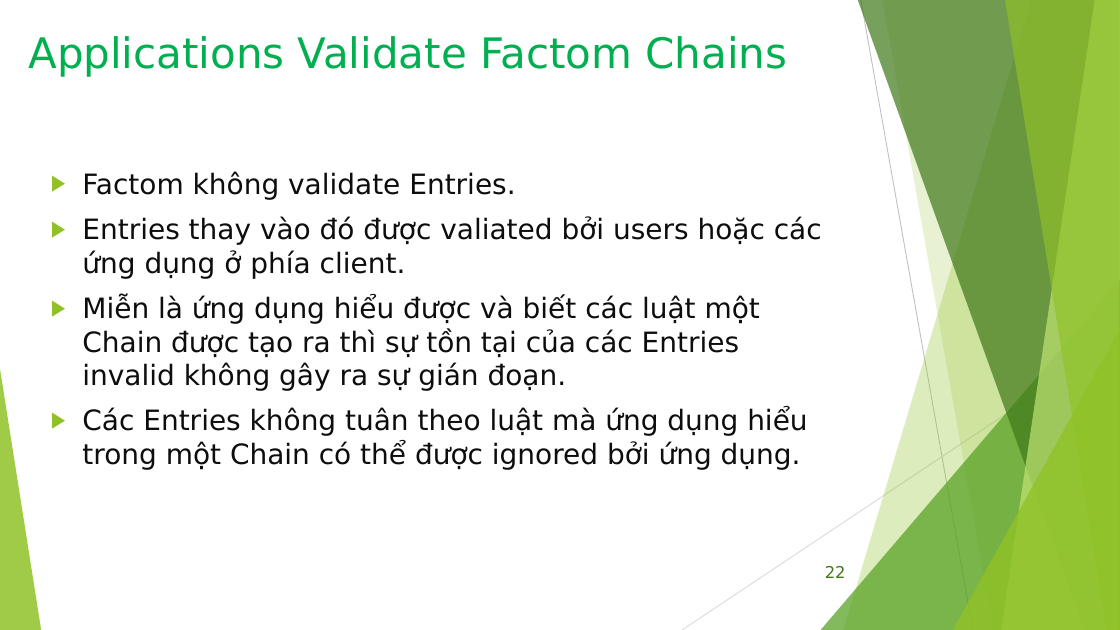
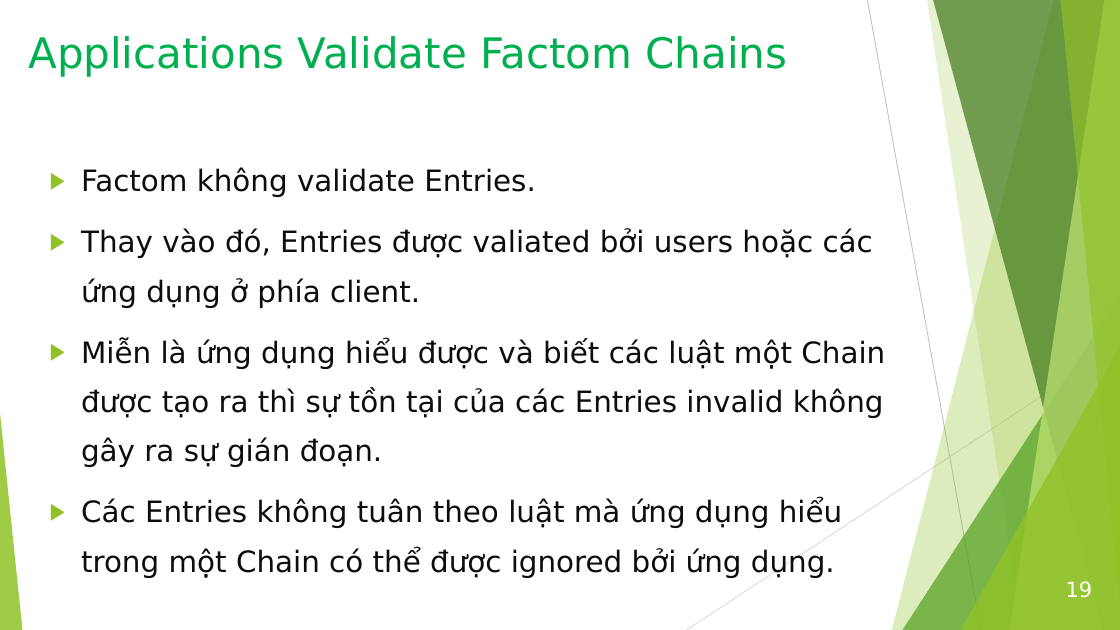
Before and after one commit to bku-blockchain/factom-research, a slide deck: slide 19 of docs/Factom_Intro_2.pptx (slide 22 before the commit). Drawn at 1120x630 pixels with LibreOffice and Linux fonts; fonts in the diff are those of the drawing. Boxes give left, top, right and bottom in pixels: in the first picture for what was removed or moved away, otherwise in the second. Text is boxed around its words. In the diff, an @@ line names an element or a change of style, - is before the commit and + after.

```diff
--- a/docs/Factom_Intro_2.pptx
+++ b/docs/Factom_Intro_2.pptx
@@ line moved from (861, 0) - (973, 630) to (868, 0) - (981, 630) @@
@@ freeform shape: place and size @@
-freeform shape at (844, 0, 1120, 630)
+freeform shape at (892, 0, 1120, 630)
@@ freeform shape: place and size @@
-freeform shape at (882, 0, 1120, 630)
+freeform shape at (928, 0, 1120, 630)
@@ freeform shape: place and size @@
-freeform shape at (858, 0, 1120, 630)
+freeform shape at (933, 0, 1120, 630)
@@ freeform shape: place and size @@
-freeform shape at (1002, 0, 1120, 630)
+freeform shape at (1010, 0, 1120, 630)
@@ freeform shape: place and size @@
-freeform shape at (1005, 0, 1120, 630)
+freeform shape at (1061, 0, 1120, 630)
@@ text at (81, 167, 885, 578): size 24 to 25.2 pt in "Factom không validate Entries.", "Miễn là ứng dụng hiểu được và ...", "Các Entries không tuân theo luật mà ..."; line spacing 1 to 1.4 @@
@@ text at (81, 228, 873, 308): text changed; size 24 to 25.2 pt @@
-▶ Entries thay vào đó được valiated bởi users hoặc các ứng dụng ở phía client.
+▶ Thay vào đó, Entries được valiated bởi users hoặc các ứng dụng ở phía client.
@@ triangle: place and size @@
-triangle at (821, 280, 1120, 630)
+triangle at (902, 280, 1120, 630)
@@ line moved from (1120, 339) - (682, 630) to (1120, 339) - (686, 630) @@
@@ triangle: place and size @@
-triangle at (953, 330, 1120, 630)
+triangle at (961, 330, 1120, 630)
@@ triangle: place and size @@
-triangle at (0, 369, 41, 630)
+triangle at (0, 369, 23, 630)
@@ page number removed at (825, 566, 846, 578) @@
-22
@@ page number added at (1066, 581, 1093, 598), 18 pt, text #FFFFFF @@
+19
```
Also in this commit, not shown: 32 other slides changed, 5 slides added, 15 slides removed.
